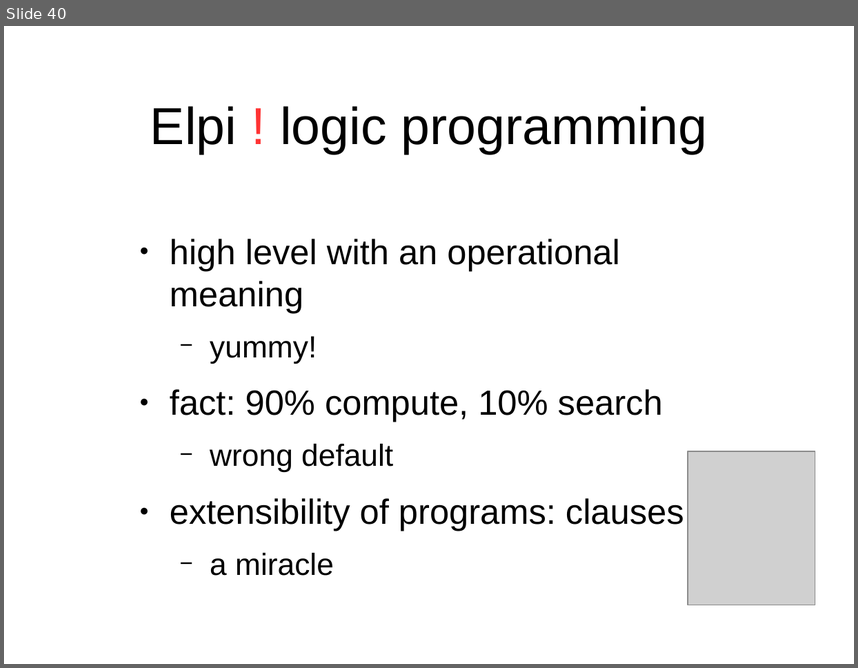
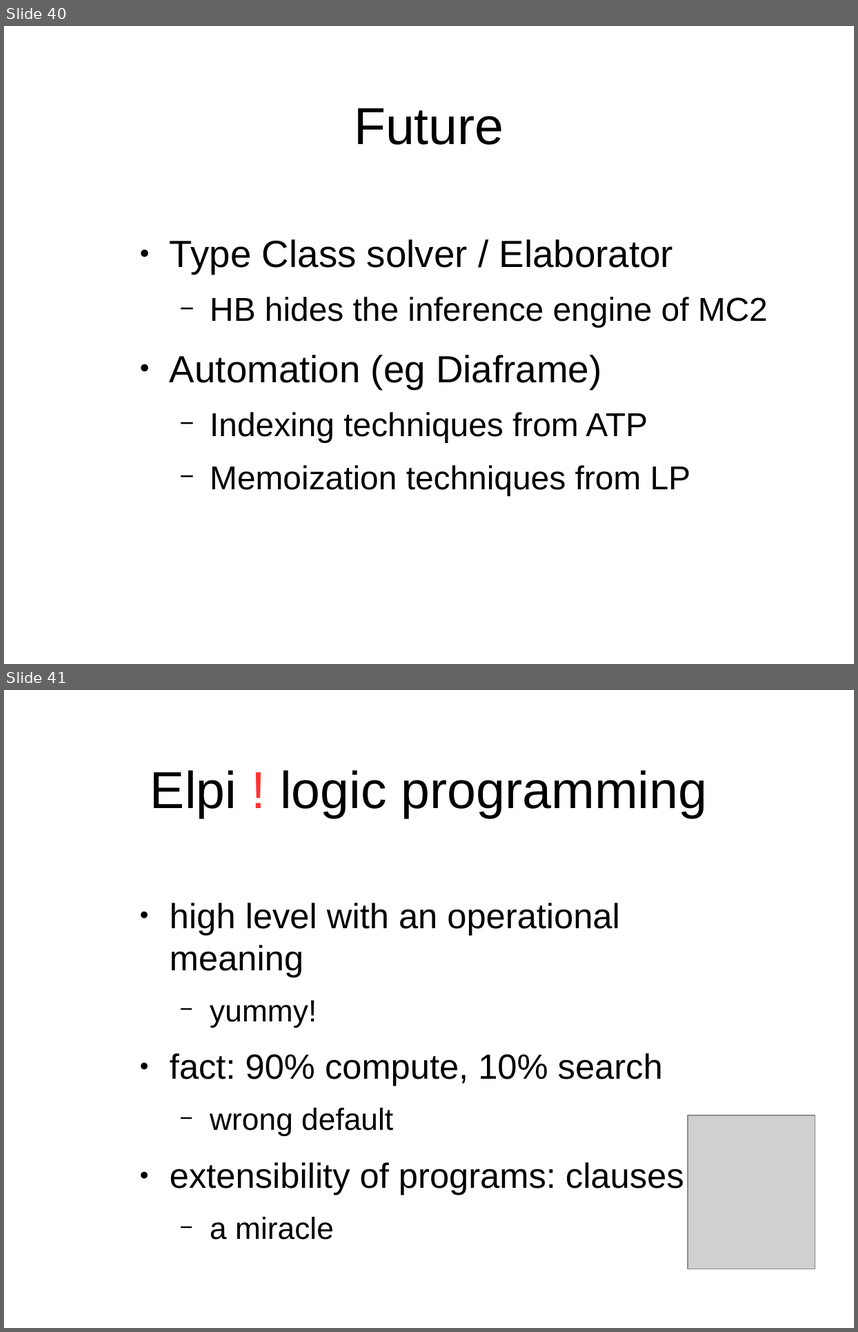
Before and after one commit to gares/demo-nantes-20-12-2023, a slide deck: slides.odp. Shown one above the other, each under a label of ours: slide 40 before the commit, slides 40 and 41 after it. The pictures are 858x668 and 858x1332 pixels, drawn with LibreOffice and Linux fonts; fonts in the diff are those of the drawing; grey boxes stand for pictures; background and template pictures are left out. Boxes give left, top, right and bottom in pixels: in the first picture for what was removed or moved away, otherwise in the second. Text is boxed around its words. In the diff, an @@ line names an element or a change of style, - is before the commit and + after.

```diff
--- a/slides.odp
+++ b/slides.odp
@@ slide 40 added at box(4, 26, 854, 664), background #FFFFFF @@
@@ title added at box(354, 108, 504, 145), 44 pt, text #000000 @@
+Future
@@ text added at box(170, 239, 768, 495), 28 pt, text #000000 @@
+● Type Class solver / Elaborator
+  − HB hides the inference engine of MC2
+● Automation (eg Diaframe)
+  − Indexing techniques from ATP
+  − Memoization techniques from LP
@@ what was slide 40 is now slide 41 @@
```
Also in this commit, not shown: 6 slides changed, 11 other slides added, 15 slides removed, 1 other file.
